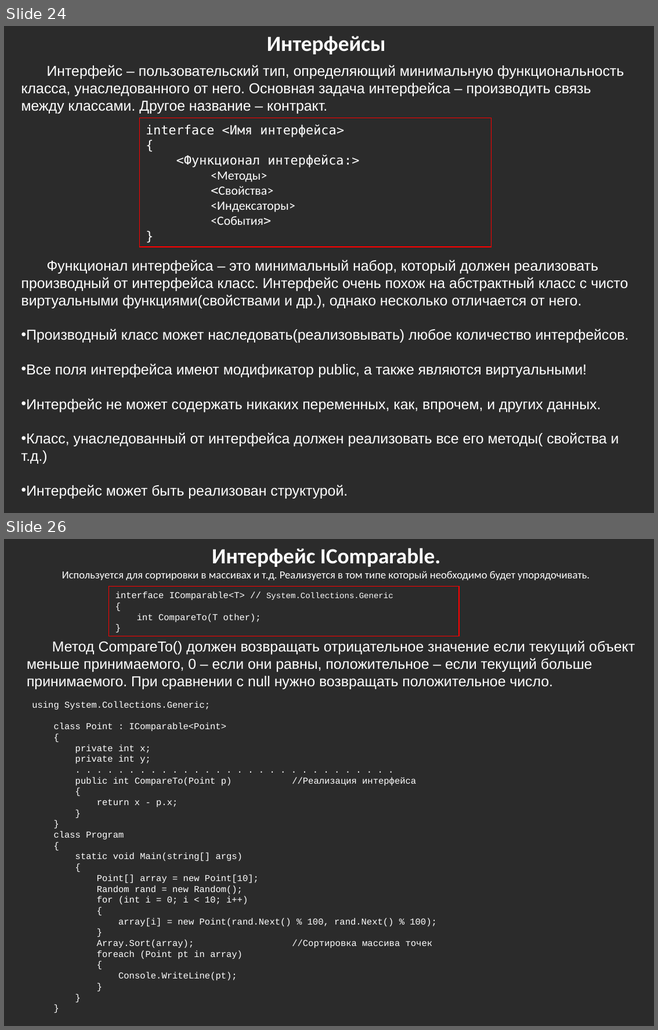
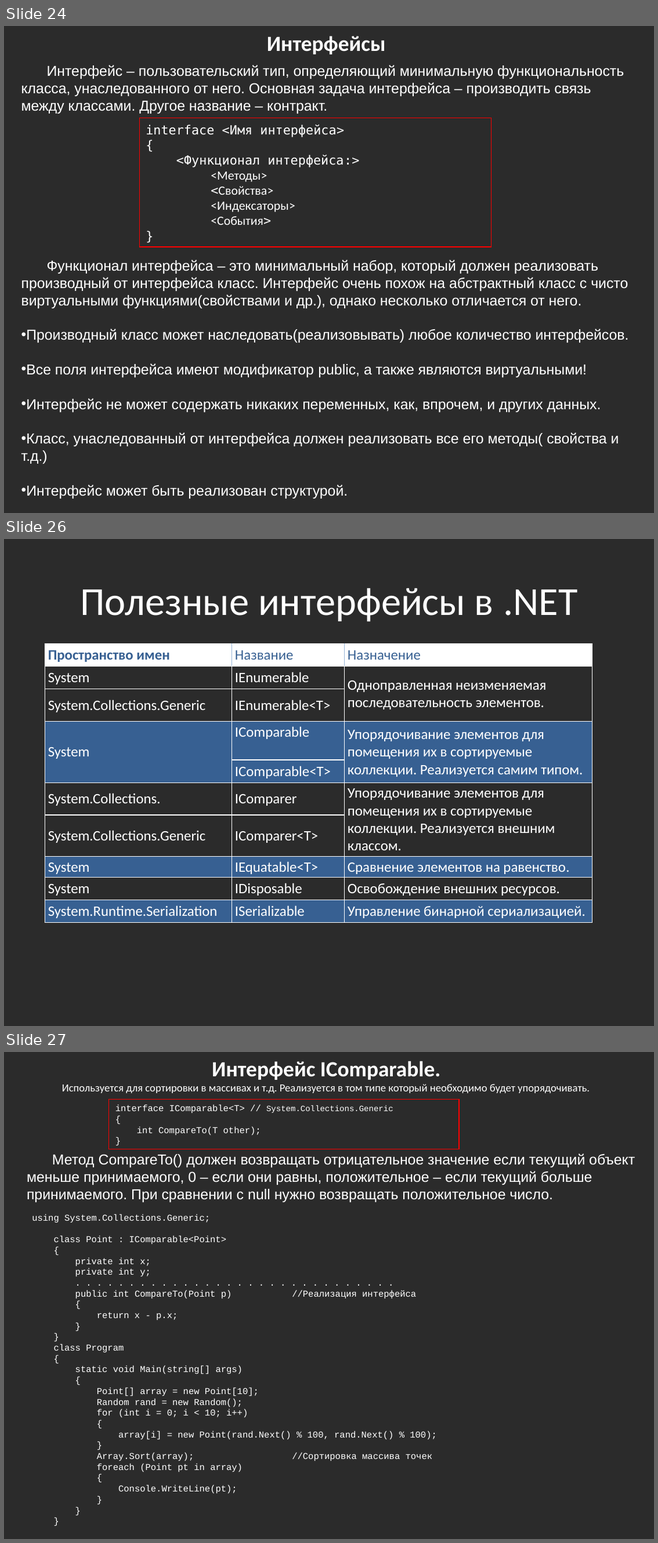
Before and after one commit to bazile/Training, a slide deck: Presentation/lesson-02-oop.pptx. Shown one above the other, each under a label of ours: slides 24 and 26 before the commit, slides 24, 26 and 27 after it; the slides between them are not shown. The pictures are 658x1030 and 658x1543 pixels, drawn with LibreOffice and Linux fonts; fonts in the diff are those of the drawing; background and template pictures are left out; a plain dark background stands for a picture behind light text. Boxes give left, top, right and bottom in pixels: in the first picture for what was removed or moved away, otherwise in the second. Text is boxed around its words. In the diff, an @@ line names an element or a change of style, - is before the commit and + after.

```diff
--- a/Presentation/lesson-02-oop.pptx
+++ b/Presentation/lesson-02-oop.pptx
@@ slide 26 added at (x1=4, y1=539, x2=654, y2=1026), background picture (left out) @@
@@ title added at (x1=80, y1=588, x2=577, y2=622), 44 pt, text #FFFFFF @@
+Полезные интерфейсы в .NET
@@ table added at (x1=45, y1=643, x2=592, y2=921), 10 rows, 3 columns @@
+Пространство имен | Название | Назначение
+System | IEnumerable | Одноправленная неизменяемая последовательность элементов.
+System.Collections.Generic | IEnumerable<T> | 
+System | IComparable | Упорядочивание элементов для помещения их в сортируемые коллекции. Реализуется самим типом.
+ | IComparable<T> | 
+System.Collections. | IComparer | Упорядочивание элементов для помещения их в сортируемые коллекции. Реализуется внешним классом.
+System.Collections.Generic | IComparer<T> | 
+System | IEquatable<T> | Cравнение элементов на равенство.
+System | IDisposable | Освобождение внешних ресурсов.
+System.Runtime.Serialization | ISerializable | Управление бинарной сериализацией.
@@ what was slide 26 is now slide 27 @@
```
Also in this commit, not shown: 1 slide changed, 1 slide removed.
